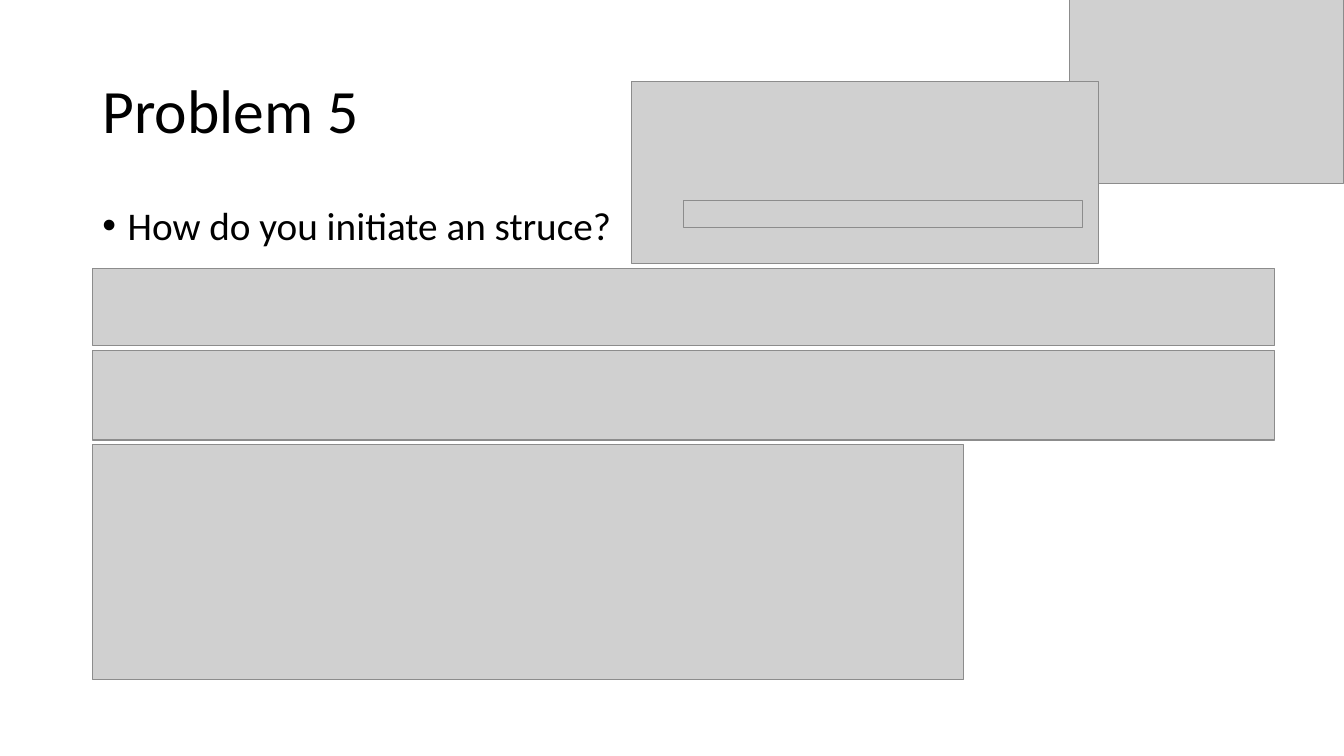
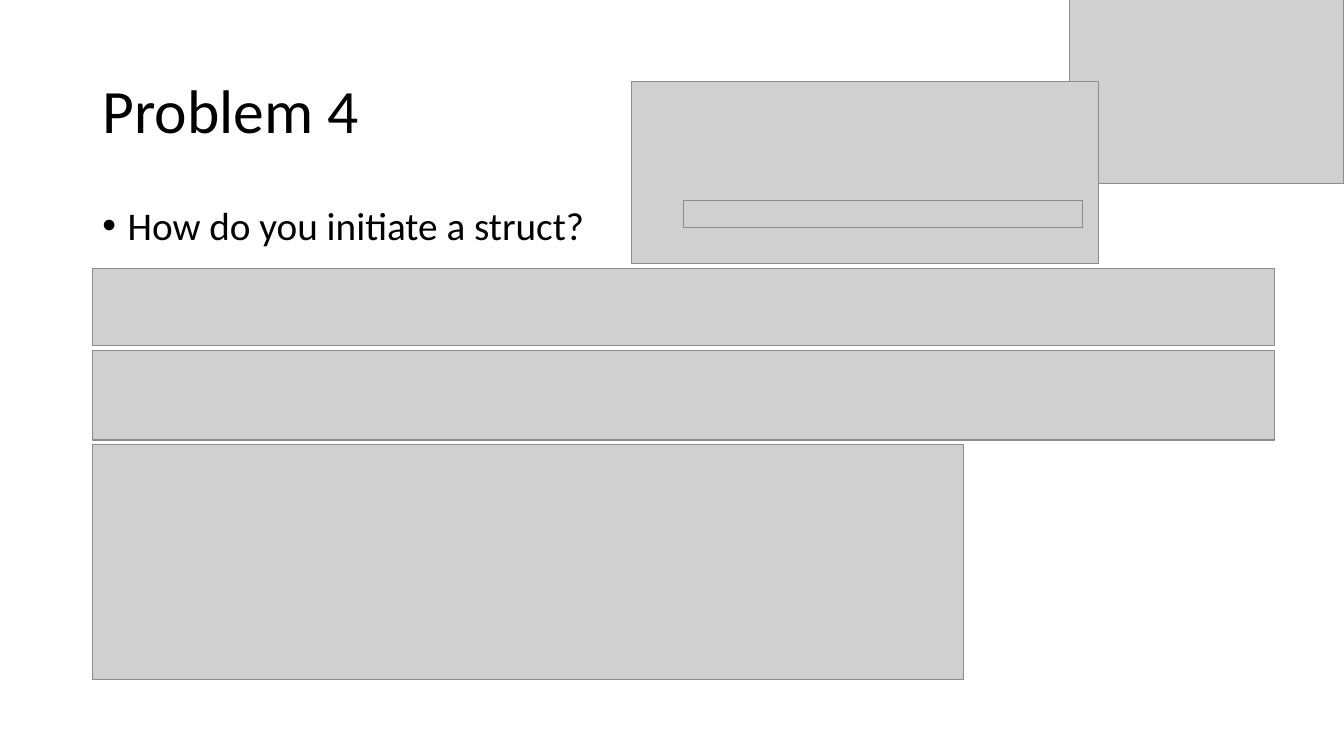
Before and after one commit to ryu9827/bootcamp-slices, a slide deck: slide 13 of Presentation-Bruce.pptx (slide 14 before the commit). Drawn at 1344x756 pixels with LibreOffice and Linux fonts; fonts in the diff are those of the drawing; grey boxes stand for pictures. Boxes give left, top, right and bottom in pixels: in the first picture for what was removed or moved away, otherwise in the second. Text is boxed around its words. In the diff, an @@ line names an element or a change of style, - is before the commit and + after.

Commit message:
review version
correct typos.
add thank you slice.

```diff
--- a/Presentation-Bruce.pptx
+++ b/Presentation-Bruce.pptx
@@ title at (102, 90, 358, 134): text changed @@
-Problem 5
+Problem 4
@@ text at (128, 212, 584, 247): text changed @@
-• How do you initiate an struce?
+• How do you initiate a struct?
```
Also in this commit, not shown: 3 other slides changed, 1 slide added, 2 slides removed.
